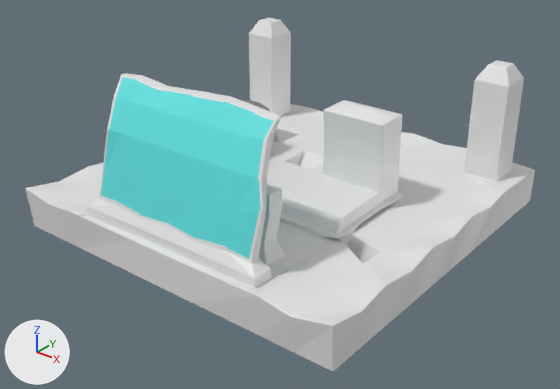
What one commit did to the Blender file Assets/BlenderFiles/ModularCar/Modules/ControlModule/F-ControlModule.blend.
Both versions are drawn from a camera (50 mm lens) standing at (12.02, -15.49, 9.58) and looking at (0.21, -0.73, 0.42). Arrows for +X, +Y and +Z are at lower left; the lights stay in place.
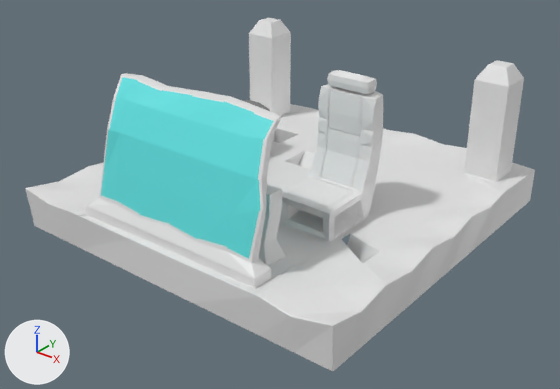
What changed in the scene script:
```text
Add mat_material_001:
    mat_material_001 = principled_material('Material.001')
    mat_material_001.base_color = (0.8, 0.8, 0.8)  # white #e7e7e7
    mat_material_001.roughness = 0.4
Change me_cube:
    used by ob_cube; location = (0.0, 0.0, 0.0)
    remove me_cube.from_pydata(...)  # 536 vertices, 502 faces; spans x -5.03..5.04, y -5.13..5.04, z -0.5..4.07
    add me_cube.from_pydata(...)  # 453 vertices, 424 faces; spans x -5.03..5.04, y -5.13..5.04, z -0.5..4.07
    me_cube part 1
    83 vertices are removed from x 1.0..3.0, y -2.04..1.0, z -0.5..3.03
    84 faces are deleted
    6 new faces join them, mat_material (white #e7e7e7)
Add me_cube_001:
    me_cube_001.from_pydata(...)  # 236 vertices, 488 faces; spans x -1.08..1.08, y -1.06..1.92, z -0.56..4.11
    me_cube_001.materials.append(mat_material_001)  # white #e7e7e7
Add ob_cube_001:
    ob_cube_001 = bpy.data.objects.new('Cube.001', me_cube_001)
    ob_cube_001.location = (2.01, -1.31, 0.83)
    ob_cube_001.scale = (0.78, 0.78, 0.78)
    _m = ob_cube_001.modifiers.new('Bevel', 'BEVEL')
    _m.segments = 2
    _m.limit_method = 'NONE'
```

Changed parts and their boxes [x1, y1, x2, y2] in the pictures (560 x 389 px):
'Cube.001', added
    after: [280, 70, 383, 242]
part 1 of me_cube, cut back
    before: [280, 100, 403, 246]
    after: [337, 193, 402, 239]
